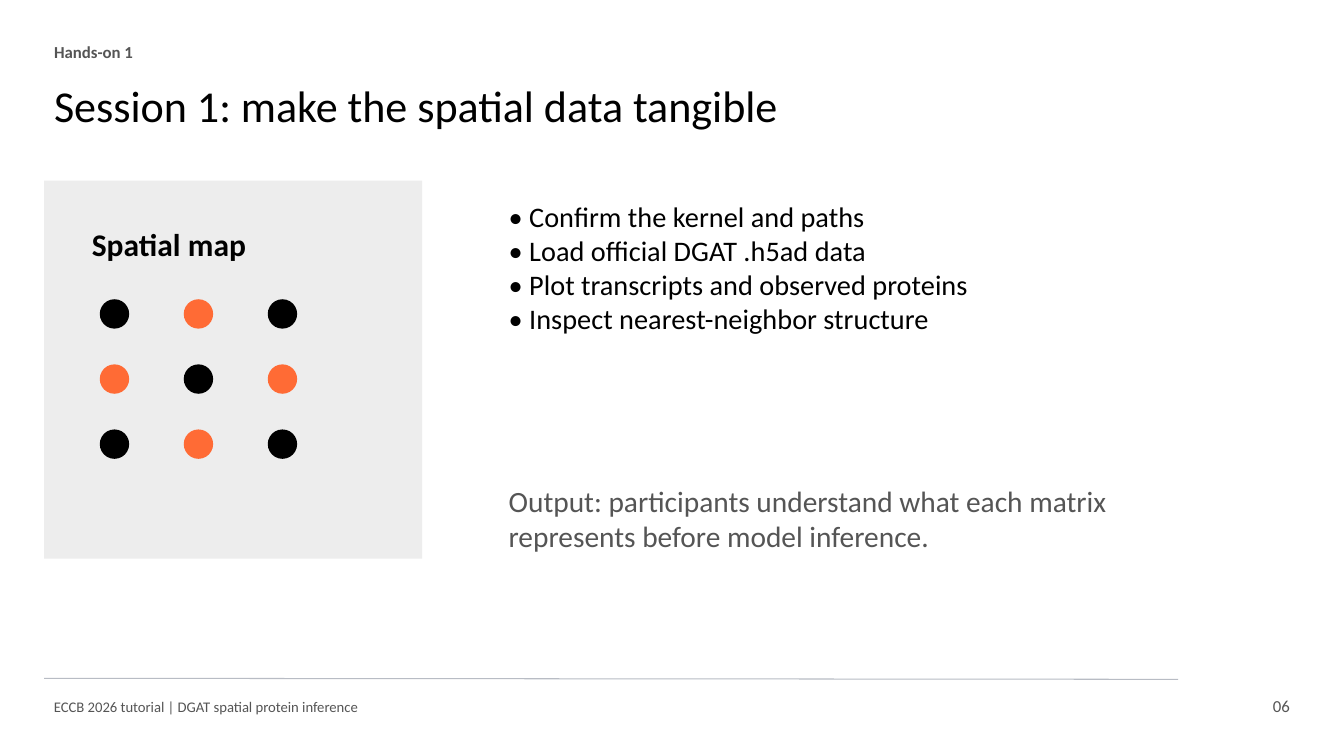
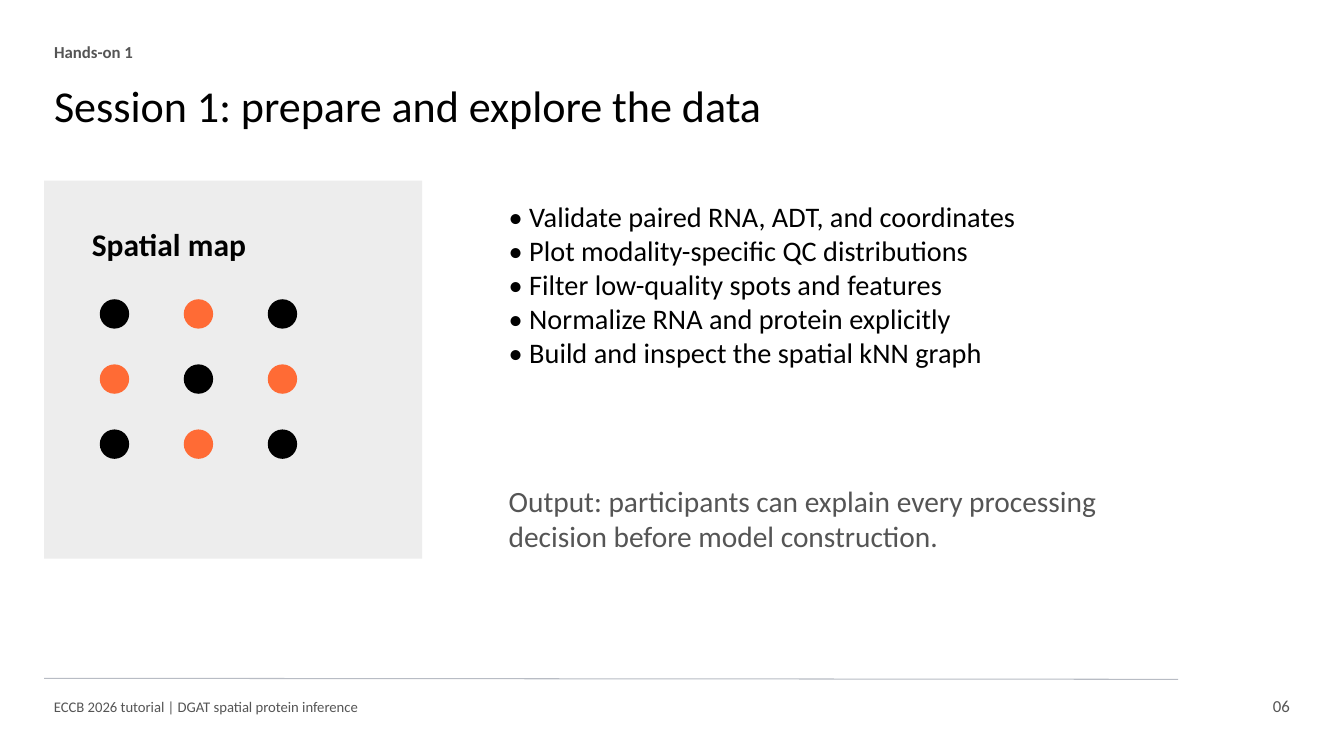
Before and after one commit to osmanbeyoglulab/ECCB-2026-Tutorial, a slide deck: slide 6 of overview/eccb_2026_dgat_tutorial_slides.pptx. Drawn at 1344x756 pixels with LibreOffice and Linux fonts; fonts in the diff are those of the drawing. Boxes give left, top, right and bottom in pixels: in the first picture for what was removed or moved away, otherwise in the second. Text is boxed around its words. In the diff, an @@ line names an element or a change of style, - is before the commit and + after.

```diff
--- a/overview/eccb_2026_dgat_tutorial_slides.pptx
+++ b/overview/eccb_2026_dgat_tutorial_slides.pptx
@@ text at (x1=54, y1=91, x2=761, y2=129): text changed @@
-Session 1: make the spatial data tangible
+Session 1: prepare and explore the data
@@ text at (x1=529, y1=207, x2=1015, y2=368): text changed @@
-• Confirm the kernel and paths
-• Load official DGAT .h5ad data
-• Plot transcripts and observed proteins
-• Inspect nearest-neighbor structure
+• Validate paired RNA, ADT, and coordinates
+• Plot modality-specific QC distributions
+• Filter low-quality spots and features
+• Normalize RNA and protein explicitly
+• Build and inspect the spatial kNN graph
@@ text at (x1=509, y1=491, x2=1096, y2=547): text changed @@
-Output: participants understand what each matrix represents before model inference.
+Output: participants can explain every processing decision before model construction.
```
Also in this commit, not shown: 5 other slides changed, 29 other files.
